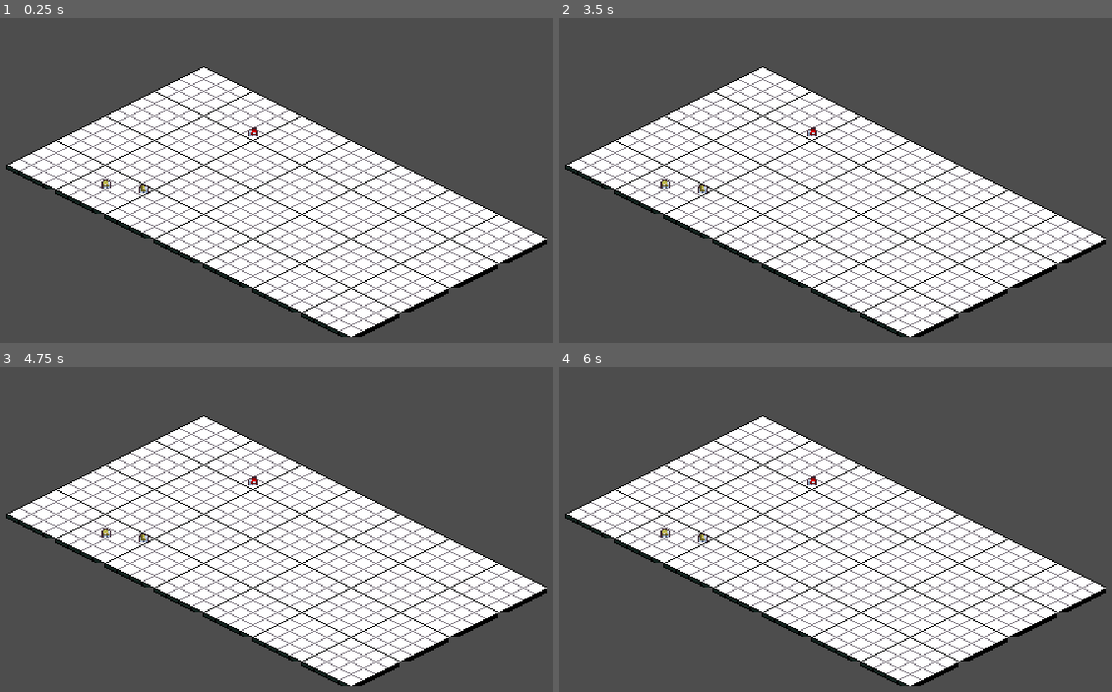
Above: before the commit, frames 1-4 (two rows, left to right).
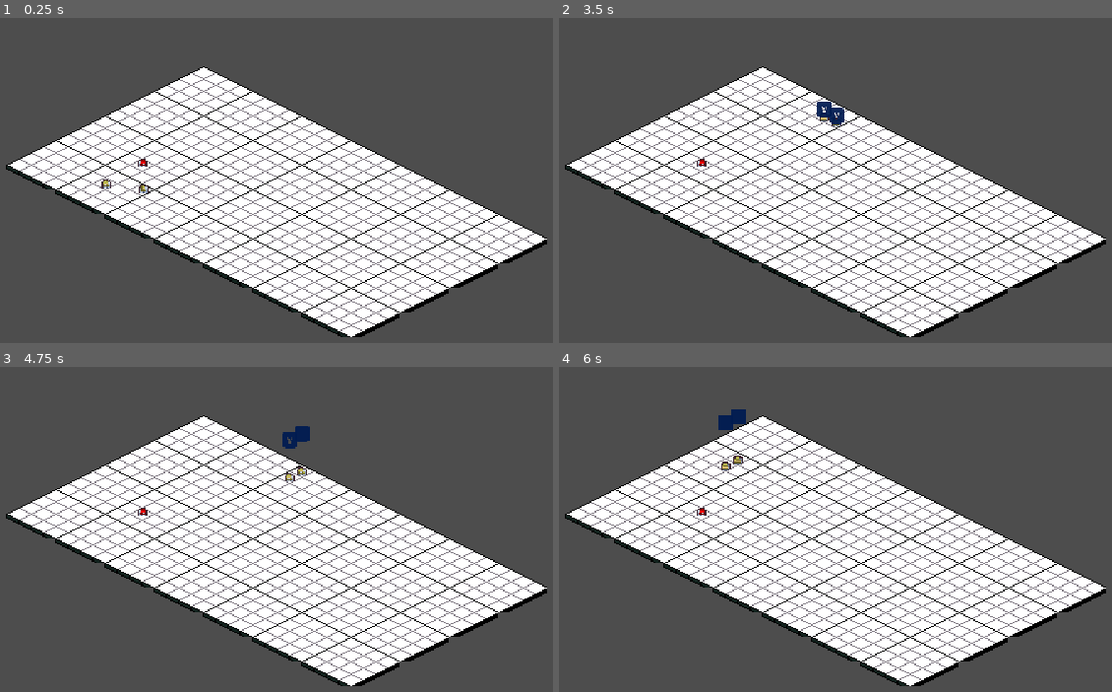
Above: after the commit, the same moments.

Repository: i-gri/wargame
Game: Godot game, scene res://ptototyping/board_level.tscn
Same seed, same stepped clock (60 frames per second), same inputs: the game is played once before the commit and once after it. The project has no main scene, so this scene is started directly.
Inputs (mouse positions are in pixels of both pictures, inside the frame that each line leads up to):
- Up to frame 1 (0.25 s): no input
- Up to frame 2 (3.5 s): tap Enter at 0.5, 2 s; drag from (713, 164) to (940, 115) at 0.52 s; tap Space at 1.25, 2.75 s; drag from (763, 190) to (818, 304) at 1.27 s; move the mouse to (664, 190) at 2.02 s; click (664, 190) at 2.1 s; drag from (713, 213) to (813, 115) at 2.77 s
- Up to frame 3 (4.75 s): drag from (55, 513) to (298, 490) at 3.52 s; drag from (105, 490) to (182, 451) at 4.27 s
- Up to frame 4 (6 s): move the mouse to (713, 464) at 5.02 s; click (713, 464) at 5.1 s; drag from (763, 490) to (702, 584) at 5.77 s

The runs differ from the first frame. In frame 1, less than 0.1% of the frame differs, in the area x 24-47%, y 33-46%; in frame 2, 0.4%; in frame 3, 0.5%; in frame 4, 0.5%, in the area x 18-47%, y 13-54%.
Error before the commit: Invalid access to property or key '(3, -4)' on a base object of type 'Dictionary[Vector2i, Pawn]'. (res://nodes/board_nodes/cell.gd:20)

Commit message:
Add deploy and move attacked units dog food

Diff:
--- a/nodes/board_nodes/cell.gd
+++ b/nodes/board_nodes/cell.gd
@@ -10,16 +10,27 @@
 	$DebugLabels.visible = debug
 	sections = calculator.generate_grid()
 
-func get_free_section() -> void:
+func get_free_section() -> Vector2i:
 	return sections.keys().filter( func( section:Vector2i ) -> bool: return sections[section] == null ).pick_random()
+
+
+func get_section_position( section:Vector2i ) -> Vector2:
+	return calculator.get_section_position_with_offset( section ) + position
 
 
 func add_pawn( pawn:Pawn ) -> bool:
 	var section:Vector2i = calculator.position_to_section( pawn.position - position )
 
-	if sections[section] != null: return false
+	if sections.get(section, null) != null: return false
 
-	return sections.set(section, add_pawn)
+	return sections.set(section, pawn)
+
+func has_player_pawns( player:Player ) -> bool:
+	return sections.values().any( _player_owned_pawns.bind( player ) )
+
+
+func get_player_pawns( player:Player ) -> Array[Pawn]:
+	return sections.values().filter( _player_owned_pawns.bind( player ) )
 
 
 func _on_pawn_entered( pawn: Pawn ) -> void:
@@ -32,3 +43,9 @@
 
 func _on_pawn_exited( pawn: Pawn ) -> void:
 	if pawn.moved.is_connected( add_pawn ): pawn.moved.disconnect( add_pawn )
+
+
+func _player_owned_pawns( pawn:Pawn, player:Player ) -> bool:
+	if pawn == null: return false
+
+	return pawn.player == player
--- a/nodes/board_nodes/cell.tscn
+++ b/nodes/board_nodes/cell.tscn
@@ -15,7 +15,6 @@
 texture = ExtResource("1_fmvwa")
 
 [node name="CollisionShape2D" type="CollisionShape2D" parent="." unique_id=722488001]
-visible = false
 shape = ExtResource("2_glslf")
 debug_color = Color(0, 0.6, 0.33333334, 0.41960785)
 
--- a/nodes/board_nodes/grid.gd
+++ b/nodes/board_nodes/grid.gd
@@ -3,6 +3,7 @@
 signal cell_selected(cell: Cell)
 
 const CELL_SCENE_ID: String = "uid://btsk60egvukhj"
+const CELL_OFFSET = Vector2(1,2)
 
 var cells: Dictionary[Vector2i, Cell] = {}
 
@@ -13,7 +14,7 @@
 	for tile: Vector2i in get_used_cells():
 		var node: Cell = scene.instantiate()
 
-		node.position = map_to_local(tile)
+		node.position = map_to_local(tile) + CELL_OFFSET
 		node.tile = tile
 		node.input_event.connect(_on_cell_click.bind(node))
 
--- a/nodes/pawns/pawn.tscn
+++ b/nodes/pawns/pawn.tscn
@@ -5,7 +5,7 @@
 [ext_resource type="Material" uid="uid://d0478fxisac4l" path="res://resources/palettes/red_unit_palette.tres" id="2_ol5dv"]
 
 [sub_resource type="CircleShape2D" id="CircleShape2D_ybxht"]
-radius = 5.0
+radius = 4.0
 
 [node name="Pawn" type="Area2D" unique_id=1687830141]
 collision_layer = 2
--- a/nodes/pawns/pawn_controller.gd
+++ b/nodes/pawns/pawn_controller.gd
@@ -5,10 +5,18 @@
 
 
 func move_units( units:Array[Pawn], origin:Cell, destination:Cell ) -> void:
+	print_debug('Here: ', units )
 	if origin == destination: return
 
 	var direction:Vector2i = get_direction( origin, destination )
 	var new_unit_positions:Array[Vector2] = get_posible_positions( direction, destination )
+
+	if destination.has_player_pawns( null ):
+		var enemy_positions:Array[Vector2] = get_posible_positions( direction * -1, destination )
+
+		for unit:Pawn in destination.get_player_pawns( null ):
+			unit.moved.connect( roll_units_dice.bind( unit ), CONNECT_ONE_SHOT )
+			unit.move_to( enemy_positions.pop_at(randi()%enemy_positions.size()))
 
 	for unit:Pawn in units:
 		unit.moved.connect( roll_units_dice.bind( unit ), CONNECT_ONE_SHOT )
@@ -23,7 +31,7 @@
 	var result:Array[Vector2] = []
 
 	for quad:Vector2i in calculator.generate_half_grid( direction ):
-		result.append( calculator.get_section_position( quad ) + destination.position )
+		result.append( calculator.get_section_position_with_offset( quad ) + destination.position )
 
 	return result
 
--- a/nodes/player_controller/player_controller.gd
+++ b/nodes/player_controller/player_controller.gd
@@ -2,18 +2,35 @@
 
 @export var grid:Grid
 @export var pawn_manager:PanwManager
+@export var pawn_controller:PawnController
+@export var player:Player
 
+var selected_cell:Cell
+var target_cell:Cell
 # Called when the node enters the scene tree for the first time.
 func _ready() -> void:
-  set_grid()
+	set_grid()
 
 
 func set_grid() -> void:
-  if grid == null: return
+	if grid == null: return
 
-  grid.cell_selected.connect( _on_cell_selected )
+	grid.cell_selected.connect( _on_cell_selected )
 
 
 
 func _on_cell_selected( cell:Cell ) -> void:
-  var position:Vector2 = cell.get_free_
+	print_debug("selected: ", cell.tile )
+	if selected_cell == null:
+		if cell.has_player_pawns( player ):
+			print_debug('is it here: ', cell.sections.values())
+			selected_cell = cell
+		else:
+			var section:Vector2i = cell.get_free_section()
+			print_debug("section: ", section )
+
+			pawn_manager.deploy_unit( cell.get_section_position( section ), player )
+
+	else:
+		target_cell = cell
+		pawn_controller.move_units( selected_cell.get_player_pawns( player ), selected_cell, target_cell )
--- a/ptototyping/board_level.tscn
+++ b/ptototyping/board_level.tscn
@@ -6,6 +6,9 @@
 [ext_resource type="PackedScene" uid="uid://csakj4dhgi3xd" path="res://nodes/pawns/pawn.tscn" id="4_ae16g"]
 [ext_resource type="Resource" uid="uid://bsnoy3wu6pijt" path="res://resources/players/player_one.tres" id="5_sxwi7"]
 [ext_resource type="Script" uid="uid://cr07ppjrh6cy1" path="res://nodes/player_controller/player_controller.gd" id="6_sxwi7"]
+[ext_resource type="Script" uid="uid://c3sco0epggclo" path="res://nodes/pawns/pawn_controller.gd" id="7_hjnhl"]
+[ext_resource type="Resource" uid="uid://cl1ao7tv4m60n" path="res://nodes/board_nodes/resources/4x4-80px40p.tres" id="8_b6rg2"]
+[ext_resource type="Resource" uid="uid://4olg7nhbqbxv" path="res://dice_system/dice/basic_die.tres" id="9_ekfdm"]
 
 [node name="BoardLevel" type="Node2D" unique_id=1090471150]
 
@@ -19,14 +22,21 @@
 player = ExtResource("5_sxwi7")
 
 [node name="Pawn2" parent="PawnManager" unique_id=708071199 instance=ExtResource("4_ae16g")]
-position = Vector2(281, 114)
+position = Vector2(191, 139)
 facing = -1
 
 [node name="Pawn3" parent="PawnManager" unique_id=73488219 instance=ExtResource("4_ae16g")]
 position = Vector2(192, 160)
 player = ExtResource("5_sxwi7")
 
-[node name="PlayerController" type="Node" parent="." unique_id=1143481134 node_paths=PackedStringArray("grid", "pawn_manager")]
+[node name="PlayerController" type="Node" parent="." unique_id=1143481134 node_paths=PackedStringArray("grid", "pawn_manager", "pawn_controller")]
 script = ExtResource("6_sxwi7")
 grid = NodePath("../TileMapLayer")
 pawn_manager = NodePath("../PawnManager")
+pawn_controller = NodePath("../PawnController")
+player = ExtResource("5_sxwi7")
+
+[node name="PawnController" type="Node" parent="." unique_id=820073136]
+script = ExtResource("7_hjnhl")
+calculator = ExtResource("8_b6rg2")
+default_die = ExtResource("9_ekfdm")
